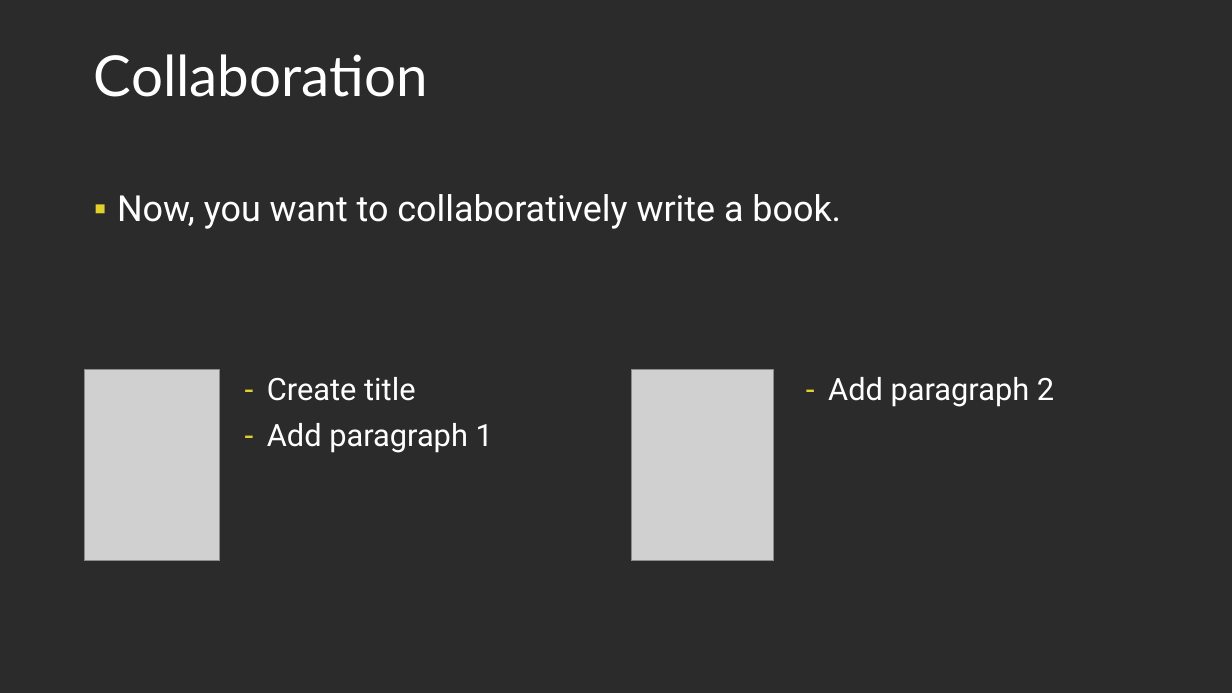
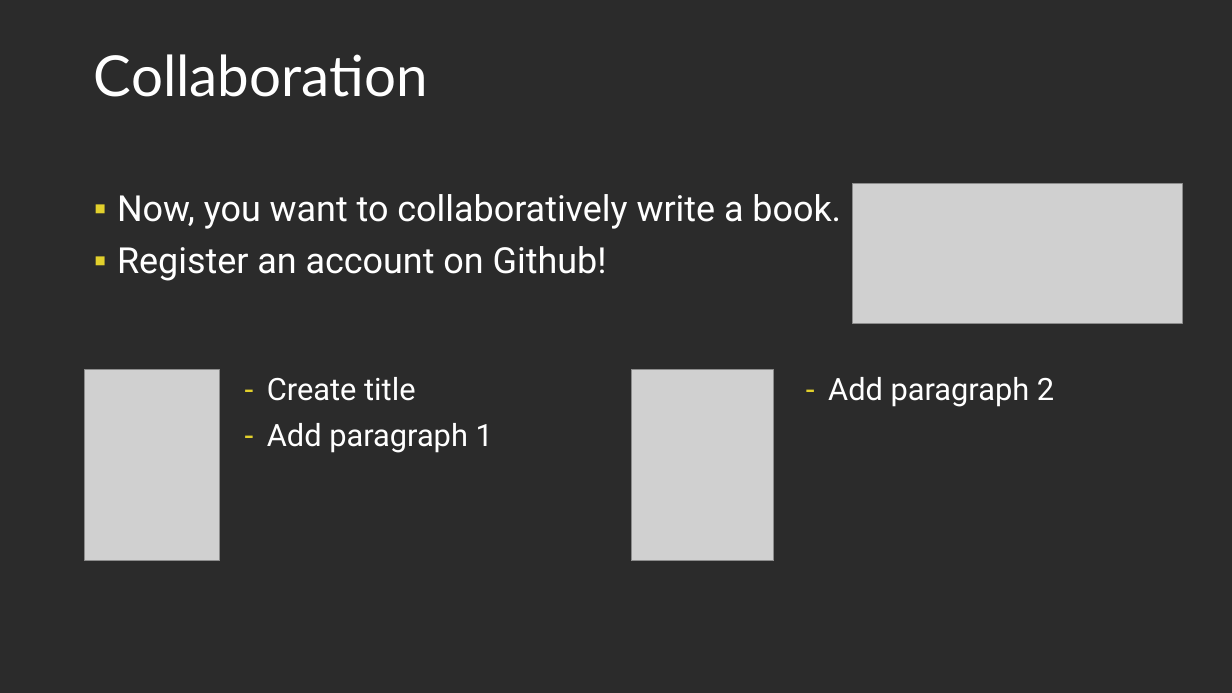
Before and after one commit to Light2Dark/git_tutorial, a slide deck: slide 11 of Git and Github.pptx. Drawn at 1232x693 pixels with LibreOffice and Linux fonts; fonts in the diff are those of the drawing; grey boxes stand for pictures; background and template pictures are left out; a plain dark background stands for a picture behind light text. Boxes give left, top, right and bottom in pixels: in the first picture for what was removed or moved away, otherwise in the second. Text is boxed around its words. In the diff, an @@ line names an element or a change of style, - is before the commit and + after.

```diff
--- a/Git and Github.pptx
+++ b/Git and Github.pptx
@@ picture added at (853,183,1183,323) @@
@@ text at (117,246,607,281): paragraph added @@
+▪ Register an account on Github!
```
Also in this commit, not shown: 5 other slides changed, 1 other file.
